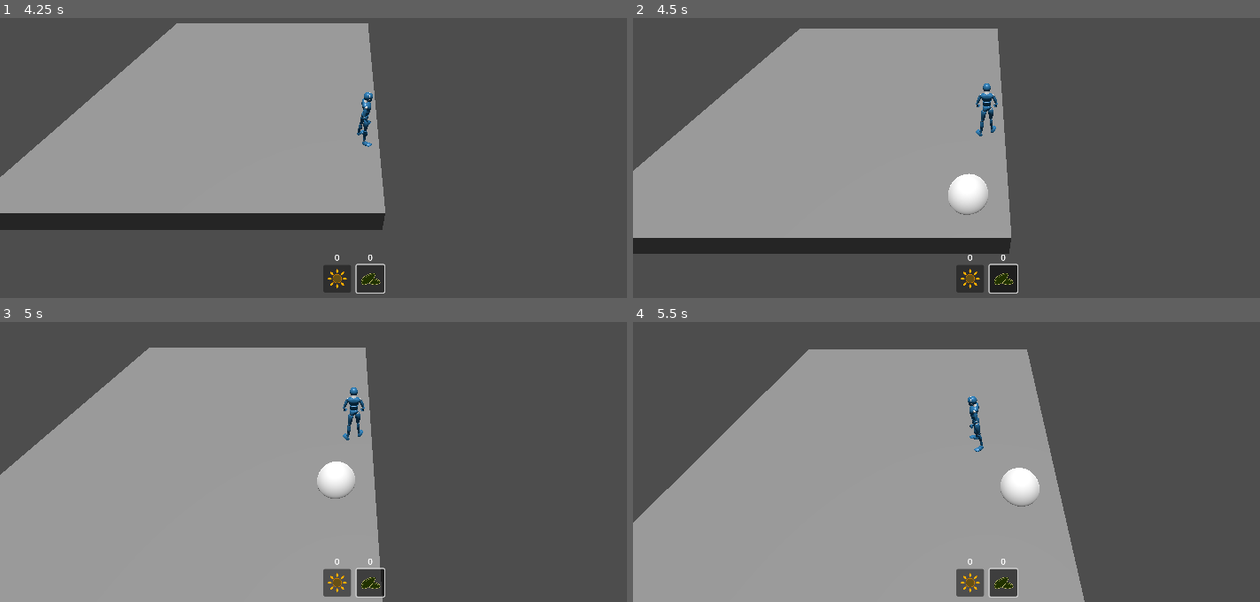
Above: before the commit, frames 1-4 (two rows, left to right).
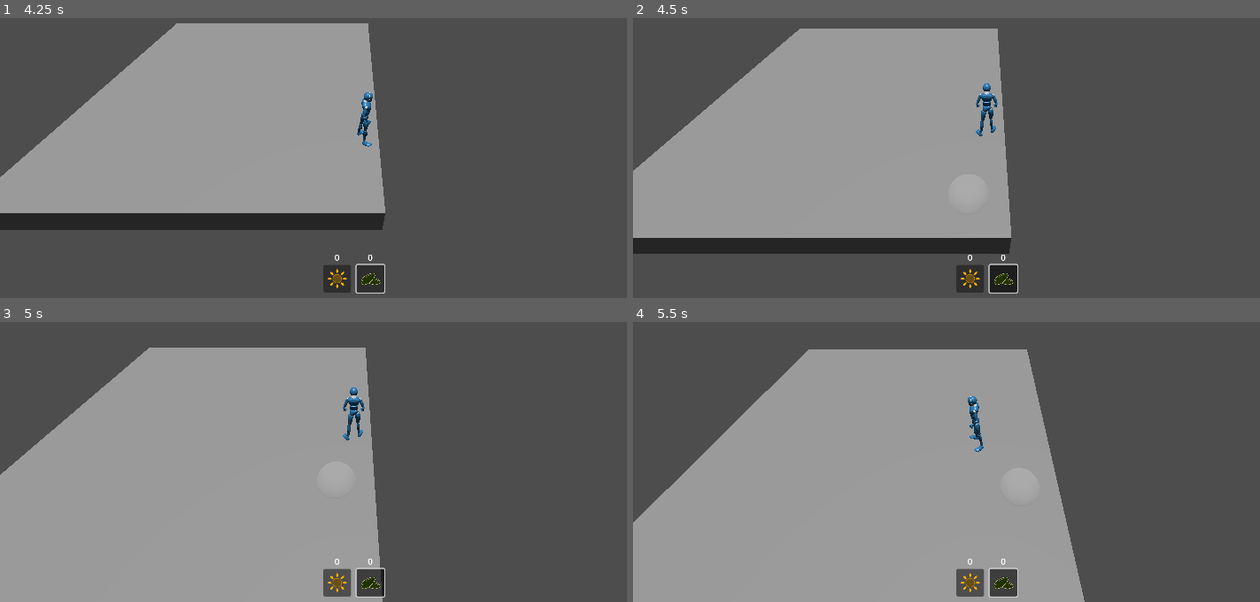
Above: after the commit, the same moments.

Repository: CapsCollective/sunflower
Game: Godot game, scene res://assets/common/scenes/game_world.tscn
The game is run twice, just before and just after one commit, with the same random seed, the same clock (stepped at 60 frames per second) and the same inputs.
Inputs (mouse positions are in pixels of both pictures, inside the frame that each line leads up to):
- Up to frame 1 (4.25 s): click "0" at 0.5 s; click "0" at 1.25 s; tap Enter (next_turn) at 2 s; move the mouse to (507, 79) at 2.02 s; press the mouse at (507, 79) at 2.03 s; hold D (move_right) 2.03-2.78 s; right-click (507, 79) at 2.3 s; move the mouse to (213, 118) at 2.77 s; release the mouse at (213, 118) at 2.78 s; hold S (move_back) 2.78-3.53 s; right-click (213, 118) at 2.85 s; click (213, 118) at 3.05 s; move the mouse to (outside the picture) at 3.52 s; press the mouse at (outside the picture) at 3.53 s; hold D (move_right) from 3.53 s (still down); right-click (outside the picture) at 3.8 s
- Up to frame 2 (4.5 s): move the mouse to (952, 180) at 4.27 s; release D (move_right) at 4.28 s; release the mouse at (952, 180) at 4.28 s; hold W (move_forward) from 4.28 s (still down); tap Enter (next_turn) at 4.35 s
- Up to frame 3 (5 s): keep holding W (move_forward); click (319, 484) at 4.55 s
- Up to frame 4 (5.5 s): move the mouse to (1197, 462) at 5.02 s; release W (move_forward) at 5.03 s; hold A (move_left) from 5.03 s (still down); hold Right mouse button (rmb_down) from 5.03 s (still down)

Frame 1 is identical in both runs. In frame 2, 0.7% of the frame differs, in the area x 50-57%, y 55-71%; in frame 3, 0.6%; in frame 4, 0.6%.
Error in both runs: Invalid call. Nonexistent function 'next_turn' in base 'Node (game_manager.gd)'. (res://assets/zones/scripts/zone.gd:12)

Commit message:
Implemented action objects for characters, added crop cursor, cleaned up debug

Diff:
--- a/assets/character/scripts/character.gd
+++ b/assets/character/scripts/character.gd
@@ -7,15 +7,21 @@
 @onready var character_mesh = $"mannequiny-0_3_0"
 
 var target_velocity = Vector3.ZERO
+var current_action: CharacterAction = null
 
 func _ready():
 	navigation_agent.velocity_computed.connect(on_velocity_computed)
 	character_mesh.get_node("AnimationPlayer").play("idle")
-	await get_tree().create_timer(0.01).timeout
-	GameManager.current_zone.game_cam.subject = self
+
+func run_action(action: CharacterAction):
+	if current_action:
+		current_action.abort()
+	current_action = action
+	current_action.ended.connect(func(): current_action = null)
+	current_action.start()
 
 func navigate_to(pos: Vector3):
-	navigation_agent.set_target_position(pos)
+	run_action(CharacterActionNavigateTo.new(self, pos))
 
 func _physics_process(delta):
 	if not navigation_agent.is_navigation_finished():
--- /dev/null
+++ b/assets/character/scripts/character_action.gd
@@ -0,0 +1,26 @@
+class_name CharacterAction extends RefCounted
+
+signal started
+signal completed
+signal aborted
+signal ended
+
+var active: bool = false
+var character: Character
+
+func _init(owning_character: Character):
+	character = owning_character
+
+func start():
+	active = true
+	started.emit()
+
+func abort():
+	active = false
+	aborted.emit()
+	ended.emit()
+
+func complete():
+	active = false
+	completed.emit()
+	ended.emit()
--- /dev/null
+++ b/assets/character/scripts/character_action_navigate_to.gd
@@ -0,0 +1,16 @@
+class_name CharacterActionNavigateTo extends CharacterAction
+
+var target_pos: Vector3
+
+func _init(owning_character: Character, pos: Vector3):
+	super._init(owning_character)
+	target_pos = pos
+
+func start():
+	super.start()
+	character.navigation_agent.navigation_finished.connect(complete)
+	character.navigation_agent.set_target_position(target_pos)
+
+func abort():
+	super.abort()
+	character.navigation_agent.set_target_position(character.global_position)
--- /dev/null
+++ b/assets/character/scripts/character_action_plant_crop.gd
@@ -0,0 +1,31 @@
+class_name CharacterActionPlantCrop extends CharacterAction
+
+const crop_scn = preload("res://assets/crops/scenes/crop.tscn")
+
+var plant_cell: Vector2i
+var nav_to_action: CharacterAction
+
+func _init(owning_character: Character, cell: Vector2i):
+	super._init(owning_character)
+	plant_cell = cell
+
+func start():
+	super.start()
+	var pos = GameManager.current_zone.grid.get_position_by_cell(plant_cell)
+	nav_to_action = CharacterActionNavigateTo.new(character, pos)
+	nav_to_action.completed.connect(plant_crop)
+	nav_to_action.aborted.connect(abort)
+	nav_to_action.start()
+
+func abort():
+	super.abort()
+	if nav_to_action and nav_to_action.active:
+		nav_to_action.abort()
+
+func plant_crop():
+	var crop = crop_scn.instantiate()
+	character.add_sibling(crop)
+	crop.global_position = GameManager.current_zone.grid.get_position_by_cell(plant_cell)
+	crop.crop_name = "sunflower"
+	crop.grid_position = plant_cell
+	crop.serialise()
--- a/assets/character/scripts/player_character.gd
+++ b/assets/character/scripts/player_character.gd
@@ -1,42 +1,41 @@
 class_name PlayerCharacter extends Character
 
-var crop = null
+var crop_cursor = null
 
-func preview_crop():
-	crop = preload("res://assets/crops/scenes/crop.tscn").instantiate()
-	crop.crop_name = "Sunflower"
-	add_sibling(crop)
-
-func place_crop():
-	if not crop:
-		return
-
-	crop.grid_position = GameManager.current_zone.grid.get_cell_by_position(crop.global_position)
-	crop.serialise()
-	crop = null
+func _ready():
+	super._ready()
+	await get_tree().create_timer(0.01).timeout
+	GameManager.current_zone.game_cam.subject = self
 
 func _unhandled_input(event):
 	if event.is_action("lmb_down") and event.is_action_pressed("lmb_down"):
-		var pos = get_perspective_collision_ray_point()
+		var pos = Utils.get_perspective_collision_ray_point(self)
 		if pos:
 			navigate_to(pos)
 	elif event.is_action("rmb_down") and event.is_action_pressed("rmb_down"):
-		place_crop()
+		var pos = Utils.get_perspective_collision_ray_point(self)
+		if pos:
+			var cell = GameManager.current_zone.grid.get_cell_by_position(pos)
+			run_action(CharacterActionPlantCrop.new(self, cell))
+			if crop_cursor:
+				crop_cursor.queue_free()
+				crop_cursor = null
 	elif event.is_action("ui_accept") and event.is_action_released("ui_accept"):
-		preview_crop()
+		crop_cursor = preload("res://assets/crops/scenes/crop_cursor.tscn").instantiate()
+		add_sibling(crop_cursor)
 
 func _process(_delta):
-	var mouse_pos = get_perspective_collision_ray_point(false, 2)
-	if mouse_pos and crop and crop.is_inside_tree():
+	var mouse_pos = Utils.get_perspective_collision_ray_point(self, false, 2)
+	if mouse_pos and crop_cursor and crop_cursor.is_inside_tree():
 		var grid: Grid3D = GameManager.current_zone.grid
 		var quantised_pos = grid.get_quantised_position(mouse_pos)
 		if grid.is_cell_at_position_valid(quantised_pos):
-			crop.global_position = quantised_pos
+			crop_cursor.global_position = quantised_pos
 
 func _physics_process(delta):
 	var keyboard_movement = get_keyboard_movement()
-	if keyboard_movement != Vector3.ZERO and not navigation_agent.is_navigation_finished():
-		navigation_agent.target_position = global_position
+	if keyboard_movement != Vector3.ZERO and current_action:
+		current_action.abort()
 	if navigation_agent.is_navigation_finished():
 		target_velocity.x = keyboard_movement.x * speed
 		target_velocity.z = keyboard_movement.z * speed
@@ -55,16 +54,3 @@
 		direction.z -= 1
 	direction = direction.normalized()
 	return direction
-
-func get_perspective_collision_ray_point(collide_with_areas: bool = false, mask: int = 1):
-	var viewport: Viewport = get_viewport()
-	var mouse_position: Vector2 = viewport.get_mouse_position()
-	var camera: Camera3D = viewport.get_camera_3d()
-	var origin: Vector3 = camera.project_ray_origin(mouse_position)
-	var direction: Vector3 = camera.project_ray_normal(mouse_position)
-	var end: Vector3 = origin + direction * camera.far
-	var query = PhysicsRayQueryParameters3D.create(origin, end)
-	query.collide_with_areas = collide_with_areas
-	query.collision_mask = mask
-	var result := get_world_3d().direct_space_state.intersect_ray(query)
-	return result.get("position", null)
--- a/assets/common/scripts/utils.gd
+++ b/assets/common/scripts/utils.gd
@@ -63,3 +63,16 @@
 		if found_node:
 			return found_node
 	return null
+
+static func get_perspective_collision_ray_point(ctx: Node3D, collide_with_areas: bool = false, mask: int = 1):
+	var viewport: Viewport = ctx.get_viewport()
+	var mouse_position: Vector2 = viewport.get_mouse_position()
+	var camera: Camera3D = viewport.get_camera_3d()
+	var origin: Vector3 = camera.project_ray_origin(mouse_position)
+	var direction: Vector3 = camera.project_ray_normal(mouse_position)
+	var end: Vector3 = origin + direction * camera.far
+	var query = PhysicsRayQueryParameters3D.create(origin, end)
+	query.collide_with_areas = collide_with_areas
+	query.collision_mask = mask
+	var result := ctx.get_world_3d().direct_space_state.intersect_ray(query)
+	return result.get("position", null)
--- a/assets/crops/scenes/crop.tscn
+++ b/assets/crops/scenes/crop.tscn
@@ -1,6 +1,6 @@
 [gd_scene load_steps=4 format=3 uid="uid://dv17rbk78rbwp"]
 
-[ext_resource type="Script" path="res://assets/crops/scenes/crop.gd" id="1_y64lr"]
+[ext_resource type="Script" path="res://assets/crops/scripts/crop.gd" id="1_5d6h3"]
 
 [sub_resource type="SphereMesh" id="SphereMesh_l1ryv"]
 
@@ -9,7 +9,7 @@
 [node name="Crop" type="StaticBody3D"]
 transform = Transform3D(1, 0, 0, 0, 1, 0, 0, 0, 1, 0, 0, 2.05366)
 collision_layer = 0
-script = ExtResource("1_y64lr")
+script = ExtResource("1_5d6h3")
 
 [node name="MeshInstance3D" type="MeshInstance3D" parent="."]
 mesh = SubResource("SphereMesh_l1ryv")
--- /dev/null
+++ b/assets/crops/scenes/crop_cursor.tscn
@@ -0,0 +1,11 @@
+[gd_scene load_steps=3 format=3 uid="uid://bsnicloc6tonl"]
+
+[sub_resource type="SphereMesh" id="SphereMesh_wtspx"]
+
+[sub_resource type="StandardMaterial3D" id="StandardMaterial3D_5d7ia"]
+transparency = 1
+albedo_color = Color(1, 1, 1, 0.156863)
+
+[node name="CropCursor" type="MeshInstance3D"]
+mesh = SubResource("SphereMesh_wtspx")
+surface_material_override/0 = SubResource("StandardMaterial3D_5d7ia")
--- a/assets/crops/scenes/crop.gd
+++ b/assets/crops/scripts/crop.gd
@@ -1,4 +1,4 @@
-extends StaticBody3D
+class_name Crop extends StaticBody3D
 
 const RADIUS: int = 1
 
--- a/assets/debug/game/scenes/debug_section_game.tscn
+++ b/assets/debug/game/scenes/debug_section_game.tscn
@@ -45,16 +45,19 @@
 layout_mode = 2
 size_flags_vertical = 3
 
-[node name="VBoxContainer" type="VBoxContainer" parent="VBoxContainer/ScrollContainer"]
+[node name="HBoxContainer" type="HBoxContainer" parent="VBoxContainer/ScrollContainer"]
 layout_mode = 2
 
-[node name="RichTextLabel" type="RichTextLabel" parent="VBoxContainer/ScrollContainer/VBoxContainer"]
+[node name="VBoxContainer" type="VBoxContainer" parent="VBoxContainer/ScrollContainer/HBoxContainer"]
+layout_mode = 2
+
+[node name="RichTextLabel" type="RichTextLabel" parent="VBoxContainer/ScrollContainer/HBoxContainer/VBoxContainer"]
 custom_minimum_size = Vector2(2.08165e-12, 30)
 layout_mode = 2
 text = "Grid"
 scroll_active = false
 
-[node name="GridProperty" type="OptionButton" parent="VBoxContainer/ScrollContainer/VBoxContainer"]
+[node name="GridProperty" type="OptionButton" parent="VBoxContainer/ScrollContainer/HBoxContainer/VBoxContainer"]
 unique_name_in_owner = true
 custom_minimum_size = Vector2(420, 2.08165e-12)
 layout_mode = 2
@@ -67,18 +70,18 @@
 popup/item_2/text = "Radiation"
 popup/item_2/id = 2
 
-[node name="GridContainer" type="HBoxContainer" parent="VBoxContainer/ScrollContainer/VBoxContainer"]
+[node name="GridContainer" type="HBoxContainer" parent="VBoxContainer/ScrollContainer/HBoxContainer/VBoxContainer"]
 layout_mode = 2
 theme_override_constants/separation = 8
 
-[node name="YPos" type="VSlider" parent="VBoxContainer/ScrollContainer/VBoxContainer/GridContainer"]
+[node name="YPos" type="VSlider" parent="VBoxContainer/ScrollContainer/HBoxContainer/VBoxContainer/GridContainer"]
 unique_name_in_owner = true
 layout_mode = 2
 max_value = 39.0
 tick_count = 9
 ticks_on_borders = true
 
-[node name="GridTexture" type="TextureRect" parent="VBoxContainer/ScrollContainer/VBoxContainer/GridContainer"]
+[node name="GridTexture" type="TextureRect" parent="VBoxContainer/ScrollContainer/HBoxContainer/VBoxContainer/GridContainer"]
 unique_name_in_owner = true
 texture_filter = 1
 custom_minimum_size = Vector2(400, 400)
@@ -87,11 +90,11 @@
 size_flags_vertical = 0
 texture = SubResource("ImageTexture_sk7mj")
 
-[node name="SliderContainer" type="MarginContainer" parent="VBoxContainer/ScrollContainer/VBoxContainer"]
+[node name="SliderContainer" type="MarginContainer" parent="VBoxContainer/ScrollContainer/HBoxContainer/VBoxContainer"]
 layout_mode = 2
 theme_override_constants/margin_left = 24
 
-[node name="XPos" type="HSlider" parent="VBoxContainer/ScrollContainer/VBoxContainer/SliderContainer"]
+[node name="XPos" type="HSlider" parent="VBoxContainer/ScrollContainer/HBoxContainer/VBoxContainer/SliderContainer"]
 unique_name_in_owner = true
 custom_minimum_size = Vector2(400, 2.08165e-12)
 layout_mode = 2
@@ -99,7 +102,7 @@
 max_value = 39.0
 tick_count = 9
 
-[node name="RadiusLabel" type="RichTextLabel" parent="VBoxContainer/ScrollContainer/VBoxContainer"]
+[node name="RadiusLabel" type="RichTextLabel" parent="VBoxContainer/ScrollContainer/HBoxContainer/VBoxContainer"]
 custom_minimum_size = Vector2(420, 30)
 layout_mode = 2
 size_flags_horizontal = 0
@@ -107,7 +110,7 @@
 "
 scroll_active = false
 
-[node name="Radius" type="HSlider" parent="VBoxContainer/ScrollContainer/VBoxContainer"]
+[node name="Radius" type="HSlider" parent="VBoxContainer/ScrollContainer/HBoxContainer/VBoxContainer"]
 unique_name_in_owner = true
 custom_minimum_size = Vector2(420, 2.08165e-12)
 layout_mode = 2
@@ -118,7 +121,7 @@
 tick_count = 10
 ticks_on_borders = true
 
-[node name="ChangeLabel" type="RichTextLabel" parent="VBoxContainer/ScrollContainer/VBoxContainer"]
+[node name="ChangeLabel" type="RichTextLabel" parent="VBoxContainer/ScrollContainer/HBoxContainer/VBoxContainer"]
 custom_minimum_size = Vector2(420, 30)
 layout_mode = 2
 size_flags_horizontal = 0
@@ -126,7 +129,7 @@
 "
 scroll_active = false
 
-[node name="Change" type="HSlider" parent="VBoxContainer/ScrollContainer/VBoxContainer"]
+[node name="Change" type="HSlider" parent="VBoxContainer/ScrollContainer/HBoxContainer/VBoxContainer"]
 unique_name_in_owner = true
 custom_minimum_size = Vector2(420, 2.08165e-12)
 layout_mode = 2
@@ -136,14 +139,17 @@
 step = 0.1
 tick_count = 3
 
-[node name="UpdateButton" type="Button" parent="VBoxContainer/ScrollContainer/VBoxContainer"]
+[node name="UpdateButton" type="Button" parent="VBoxContainer/ScrollContainer/HBoxContainer/VBoxContainer"]
 unique_name_in_owner = true
 custom_minimum_size = Vector2(420, 0)
 layout_mode = 2
 size_flags_horizontal = 0
 text = "Update"
 
-[node name="NextDayButton" type="Button" parent="VBoxContainer/ScrollContainer/VBoxContainer"]
+[node name="VBoxContainer2" type="VBoxContainer" parent="VBoxContainer/ScrollContainer/HBoxContainer"]
+layout_mode = 2
+
+[node name="NextDayButton" type="Button" parent="VBoxContainer/ScrollContainer/HBoxContainer/VBoxContainer2"]
 unique_name_in_owner = true
 custom_minimum_size = Vector2(420, 0)
 layout_mode = 2
